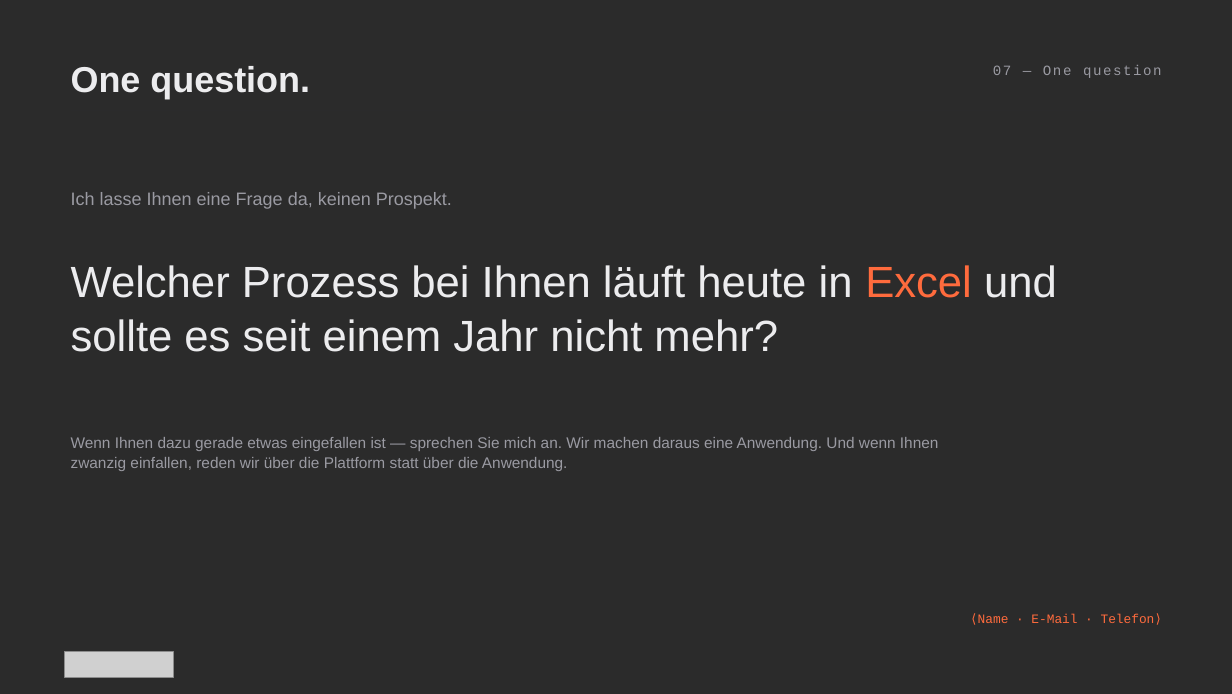
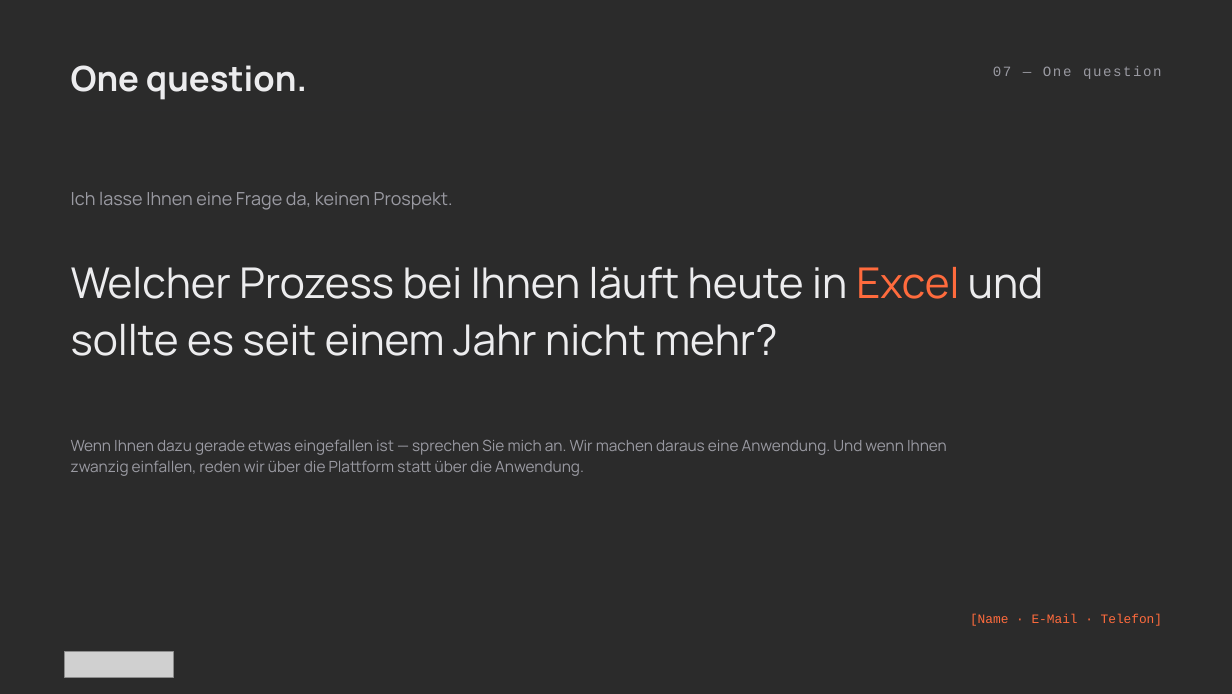
Before and after one commit to athenarunai-gif/Athena, a slide deck: slide 7 of deck/Pitch_Deck_AthenaRun_v2.pptx. Drawn at 1232x694 pixels with LibreOffice and Linux fonts; fonts in the diff are those of the drawing; grey boxes stand for pictures; background and template pictures are left out; a plain dark background stands for a picture behind light text. Boxes give left, top, right and bottom in pixels: in the first picture for what was removed or moved away, otherwise in the second. Text is boxed around its words. In the diff, an @@ line names an element or a change of style, - is before the commit and + after.

```diff
--- a/deck/Pitch_Deck_AthenaRun_v2.pptx
+++ b/deck/Pitch_Deck_AthenaRun_v2.pptx
@@ text "One question." at (x1=71, y1=65, x2=307, y2=100): size 28 to 27 pt, font Arial to Manrope @@
@@ text "Ich lasse Ihnen eine Frage ..." at (x1=71, y1=192, x2=453, y2=210): font Arial to Manrope @@
@@ text "Welcher Prozess bei Ihnen läuft ..." at (x1=71, y1=267, x2=1043, y2=356): size 34 to 33 pt, font Arial to Manrope; line spacing 42pt to 44pt @@
@@ text "Wenn Ihnen dazu gerade etwas ..." at (x1=71, y1=440, x2=947, y2=476): font Arial to Manrope @@
@@ text at (x1=970, y1=614, x2=1162, y2=626): text changed @@
-⟨Name · E-Mail · Telefon⟩
+[Name · E-Mail · Telefon]
```
Also in this commit, not shown: 7 other slides changed, 2 other files.
